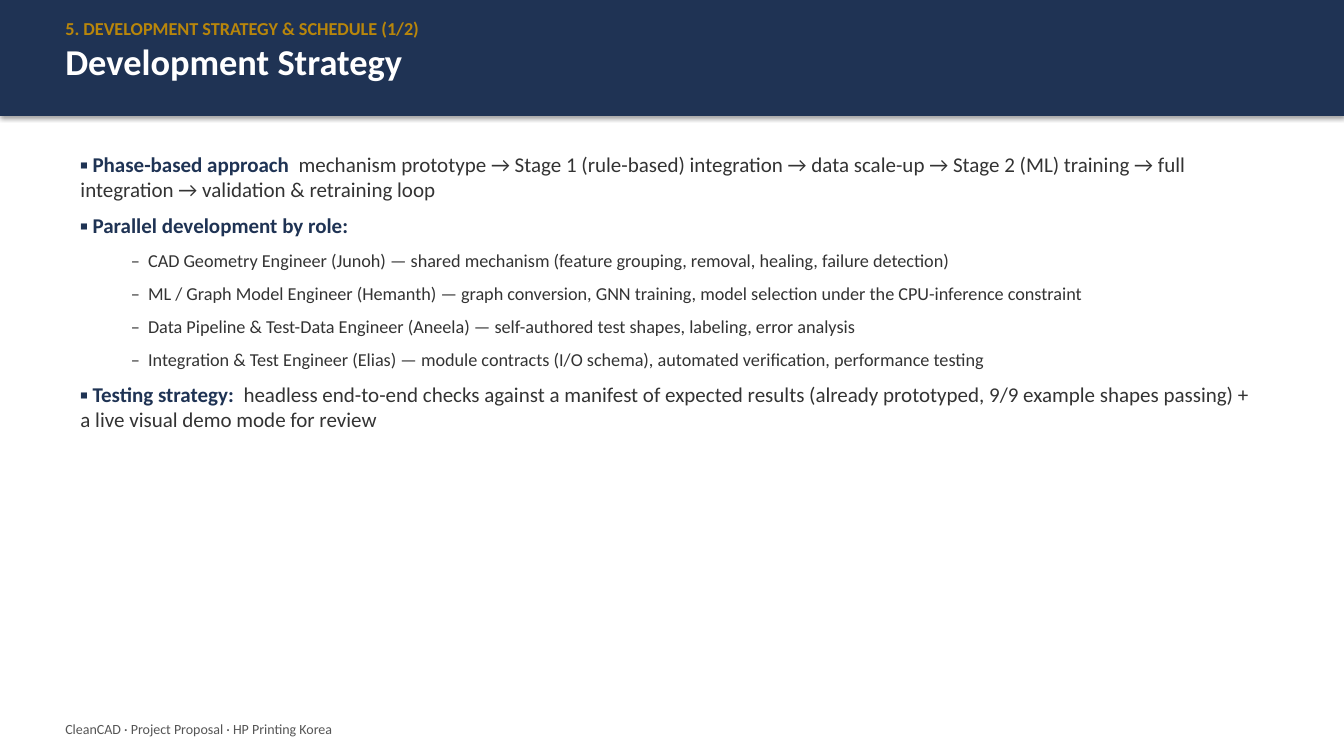
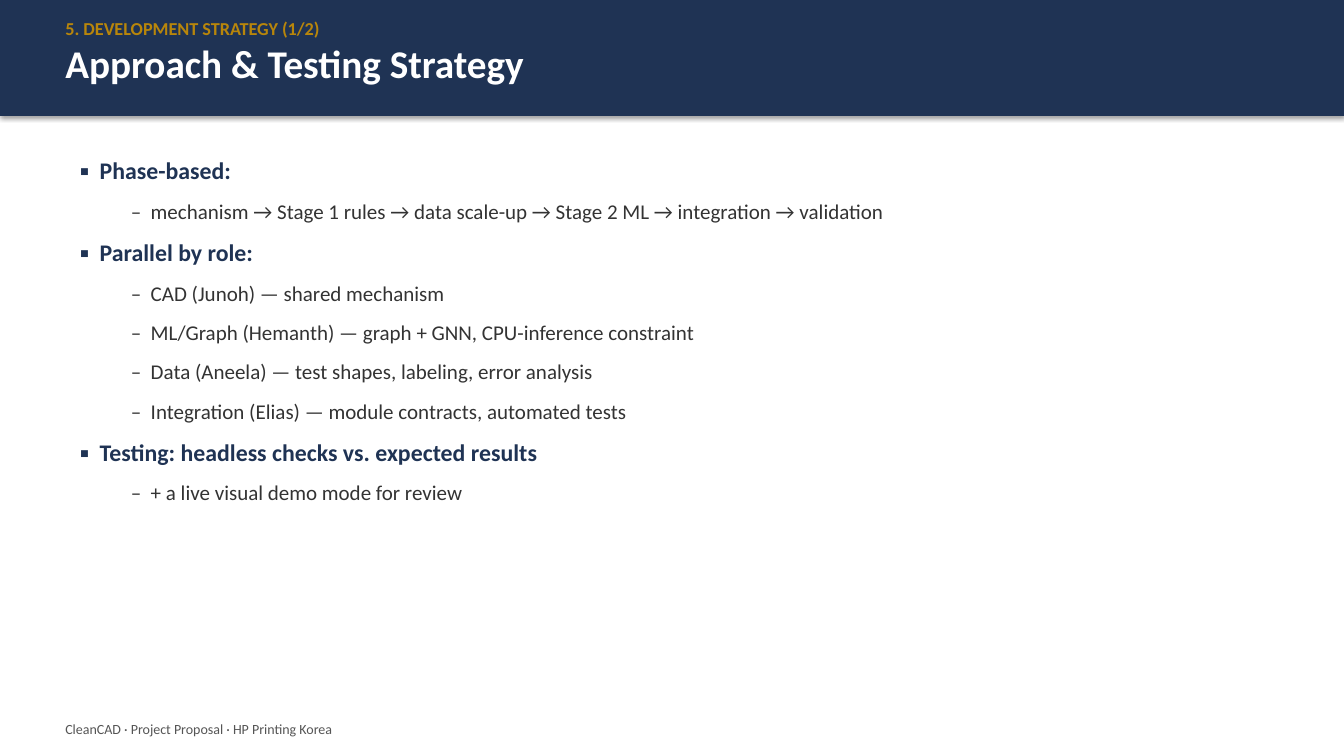
Before and after one commit to Junoh-Lee111/CapstoneProject-HP-Mold-Part-Defeaturing, a slide deck: slide 12 of docs/Project_Proposal.pptx (slide 11 before the commit). Drawn at 1344x756 pixels with LibreOffice and Linux fonts; fonts in the diff are those of the drawing. Boxes give left, top, right and bottom in pixels: in the first picture for what was removed or moved away, otherwise in the second. Text is boxed around its words. In the diff, an @@ line names an element or a change of style, - is before the commit and + after.

```diff
--- a/docs/Project_Proposal.pptx
+++ b/docs/Project_Proposal.pptx
@@ text at bbox=[65, 22, 524, 85]: text changed @@
-5. DEVELOPMENT STRATEGY & SCHEDULE (1/2)
-Development Strategy
+5. DEVELOPMENT STRATEGY (1/2)
+Approach & Testing Strategy
@@ text at bbox=[100, 162, 883, 500]: text changed; size 13 to 15 pt @@
-▪ Phase-based approach mechanism prototype → Stage 1 (rule-based) integration → data scale-up → Stage 2 (ML) training → full integration → validation & retraining loop
-▪ Parallel development by role:
-  – CAD Geometry Engineer (Junoh) — shared mechanism (feature grouping, removal, healing, failure detection)
-  – ML / Graph Model Engineer (Hemanth) — graph conversion, GNN training, model selection under the CPU-inference constraint
-  – Data Pipeline & Test-Data Engineer (Aneela) — self-authored test shapes, labeling, error analysis
-  – Integration & Test Engineer (Elias) — module contracts (I/O schema), automated verification, performance testing
-▪ Testing strategy: headless end-to-end checks against a manifest of expected results (already prototyped, 9/9 example shapes passing) + a live visual demo mode for review
+▪ Phase-based:
+  – mechanism → Stage 1 rules → data scale-up → Stage 2 ML → integration → validation
+▪ Parallel by role:
+  – CAD (Junoh) — shared mechanism
+  – ML/Graph (Hemanth) — graph + GNN, CPU-inference constraint
+  – Data (Aneela) — test shapes, labeling, error analysis
+  – Integration (Elias) — module contracts, automated tests
+▪ Testing: headless checks vs. expected results
+  – + a live visual demo mode for review
```
Also in this commit, not shown: 15 other slides changed, 1 slide added, 6 other files.
